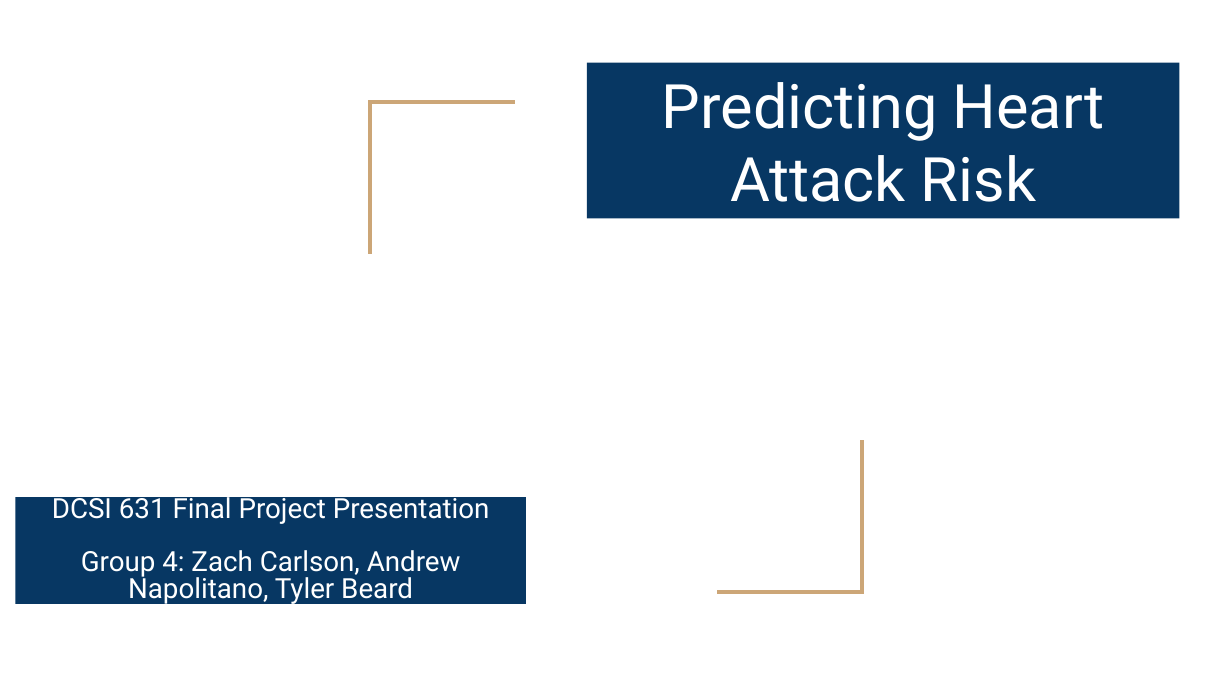
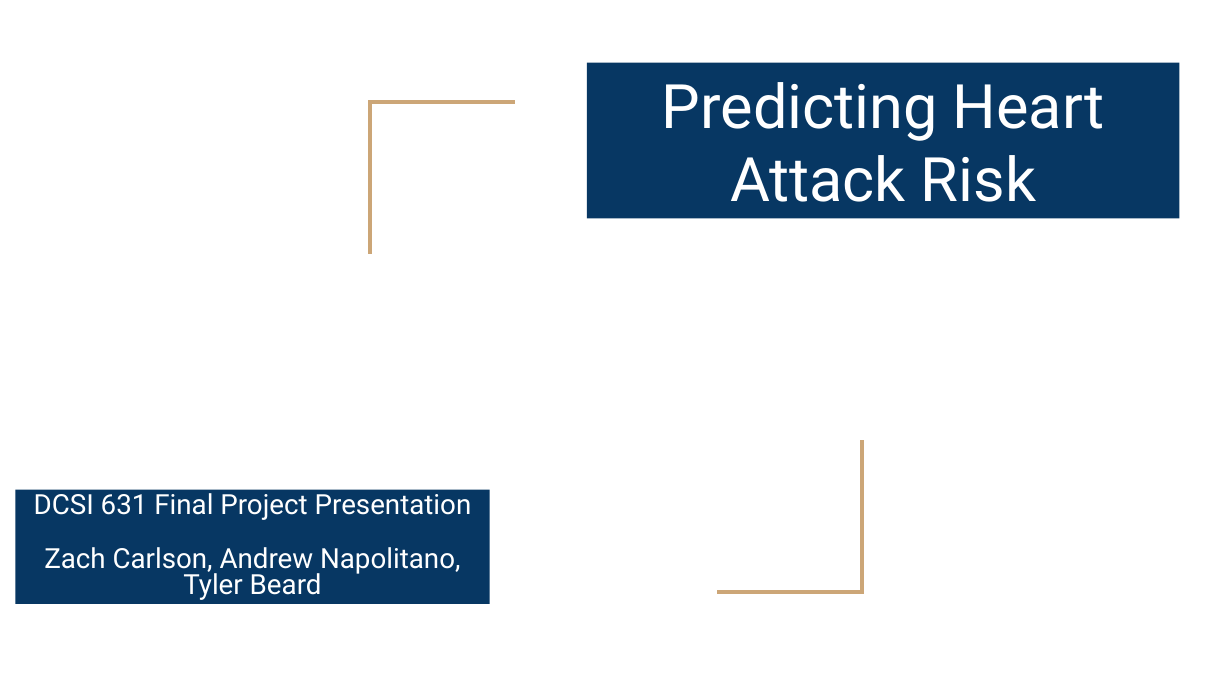
Before and after one commit to zachcarlson/HeartAttackPredictor, a slide deck: slide 1 of documents/DSCI 631 Final Project Presentation.pptx. Drawn at 1232x693 pixels with LibreOffice and Linux fonts; fonts in the diff are those of the drawing; background and template pictures are left out. Boxes give left, top, right and bottom in pixels: in the first picture for what was removed or moved away, otherwise in the second. Text is boxed around its words. In the diff, an @@ line names an element or a change of style, - is before the commit and + after.

Commit message:
Minor ppt updates

```diff
--- a/documents/DSCI 631 Final Project Presentation.pptx
+++ b/documents/DSCI 631 Final Project Presentation.pptx
@@ subtitle "DCSI 631 Final Project Presentation": place and size @@
-subtitle "DCSI 631 Final Project Presentation" at (15,498,525,605)
+subtitle "DCSI 631 Final Project Presentation" at (15,489,489,604)
@@ subtitle at (44,547,460,600): text changed @@
-Group 4: Zach Carlson, Andrew Napolitano, Tyler Beard
+Zach Carlson, Andrew Napolitano, Tyler Beard
```
Also in this commit, not shown: 12 other slides changed, 1 other file.
